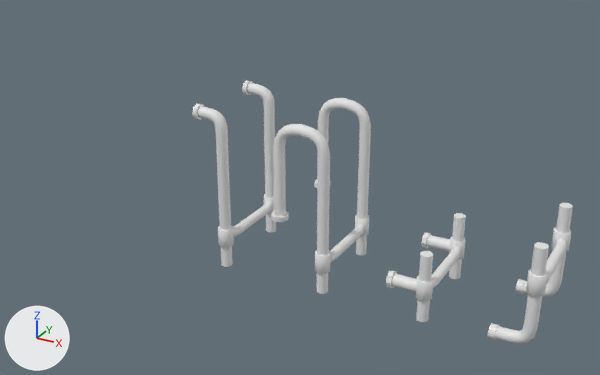
A saved change to the glTF model assets/models/world/ladder/ladder-parts.glb.
Camera for both pictures: a camera (50 mm lens) standing at (1.09, -4.11, 2.29) and looking at (-1.19, 0.03, 0.22). The lights are fixed; the arrows at lower left show +X, +Y and +Z.

Objects in the first picture: 'LadderBottom', 'LadderRung', 'LadderTopCurved', 'LadderTopCurvedHalf', 'LadderWallConnection'.
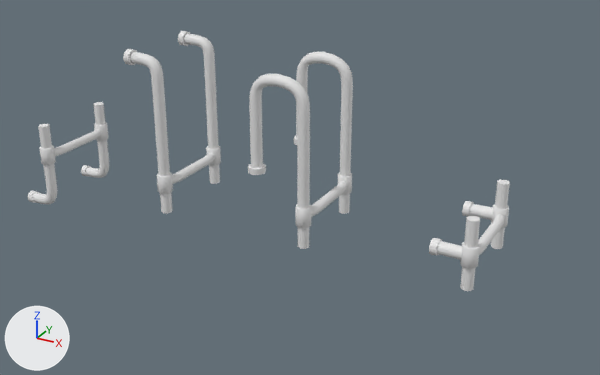
Commit message: Ladder edit

Boxes [x1, y1, x2, y2] around the edits, measured in the pictures (600 x 375 px):
'LadderTopCurved', moved
    before: [271, 98, 371, 294]
    after: [248, 52, 353, 249]
'LadderTopCurvedHalf', moved
    before: [192, 80, 276, 267]
    after: [123, 31, 221, 214]
'LadderBottom', moved
    before: [488, 203, 573, 344]
    after: [28, 102, 109, 204]
'LadderRung', moved
    before: [416, 213, 466, 322]
    after: [460, 180, 510, 291]
'LadderWallConnection', moved
    before: [386, 232, 451, 292]
    after: [429, 201, 493, 260]

The change, as a list of edits to the scene's bpy script:
```text
Change ob_ladderrung:
    ob_ladderrung.location: (-0.238, 0.0, -0.268) -> (0.0, 0.0, 0.0)
Change ob_laddertopcurved:
    ob_laddertopcurved.location: (-0.871, 0.0, -0.268) -> (-1.0, 0.0, 0.0)
Change ob_laddertopcurvedhalf:
    ob_laddertopcurvedhalf.location: (-1.55, 0.0, -0.268) -> (-2.0, 0.0, 0.0)
Change ob_ladderwallconnection:
    ob_ladderwallconnection.location: (-0.238, 0.0, -0.268) -> (0.0, 0.0, 0.0)
Change ob_ladderbottom:
    ob_ladderbottom.location: (0.359, 0.0, -0.067) -> (-3.0, 0.0, 0.0)
```
